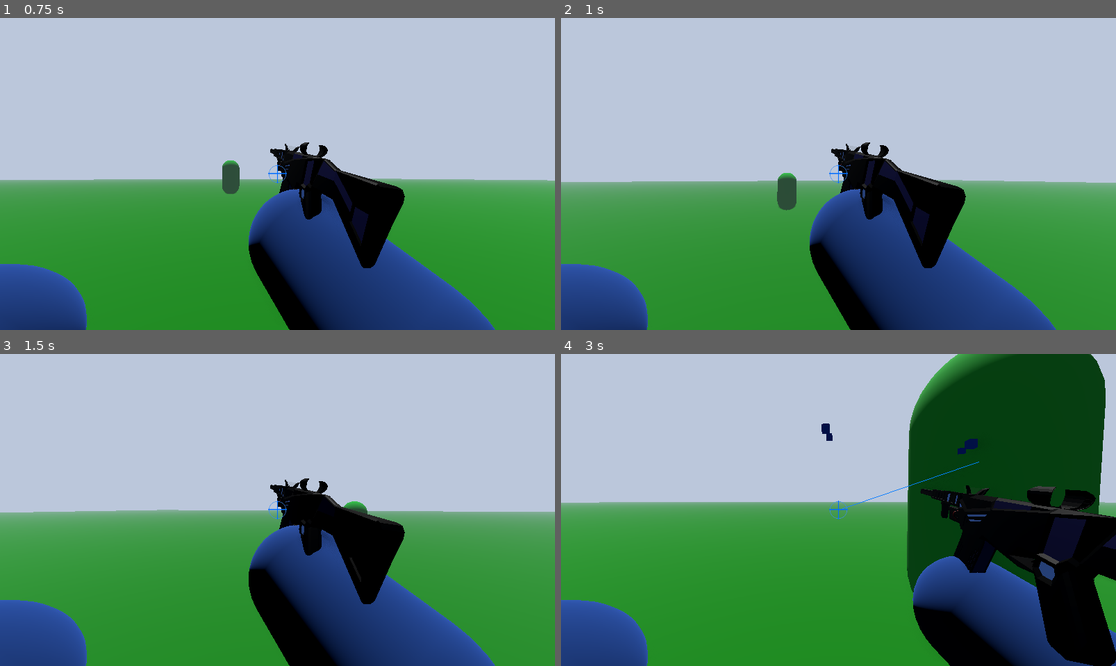
Above: before the commit, frames 1-4 (two rows, left to right).
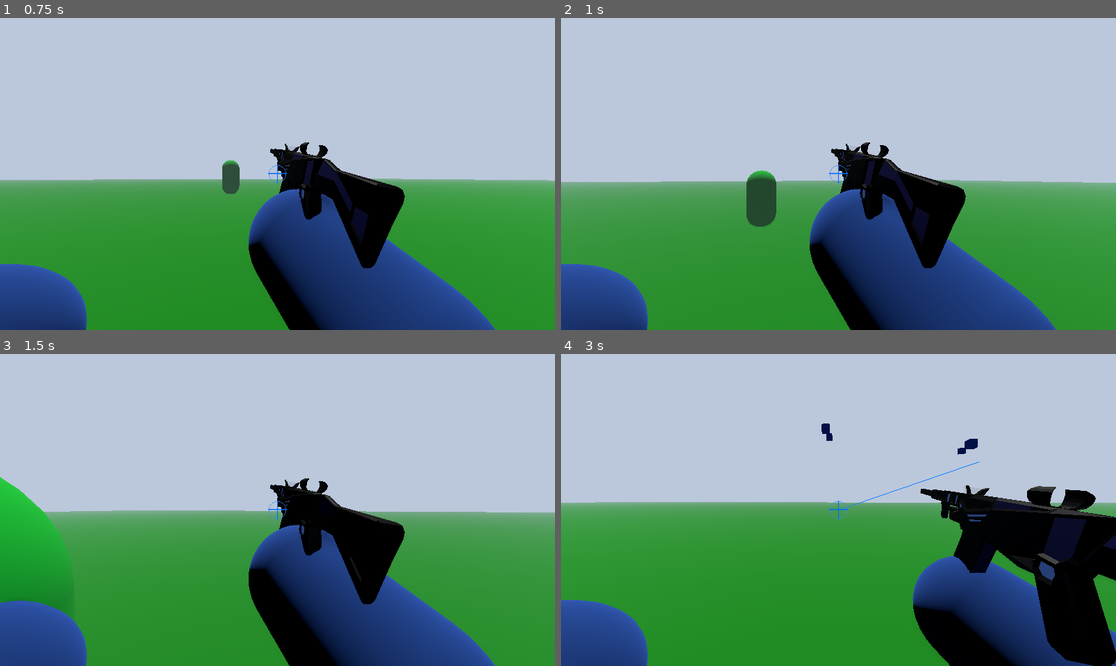
Above: after the commit, the same moments.

Repository: IDoTweaks/the-way-to-teal-just-kill-
Game: Godot game, scene res://Scenes/main_scene.tscn
Two runs of this game, one before a commit and one after it. Both use one fixed random seed, a clock stepped at 60 frames per second and the inputs below.
Inputs (mouse positions are in pixels of both pictures, inside the frame that each line leads up to):
- Up to frame 1 (0.75 s): tap Enter at 0.5 s; move the mouse to (305, 174) at 0.52 s; hold W (forward) from 0.53 s (still down); hold Ctrl (slide) from 0.53 s (still down)
- Up to frame 2 (1 s): keep holding W (forward); keep holding Ctrl (slide); tap Space (jump) at 0.77 s; tap Shift (dash, bound only after the commit) at 0.8 s
- Up to frame 3 (1.5 s): keep holding W (forward); tap Space (jump) at 1.07 s; move the mouse to (249, 510) at 1.27 s; release Ctrl (slide) at 1.28 s; tap Shift (dash, bound only after the commit) at 1.35 s
- Up to frame 4 (3 s): keep holding W (forward); tap Space (jump) at 1.52, 1.55, 1.82, 2.1 s; move the mouse to (849, 503) at 2.02 s; hold Ctrl (slide) 2.03-2.78 s; move the mouse to (832, 516) at 2.77 s; click (832, 516) at 2.85 s

Frame 1 is identical in both runs. In frame 2, 1.3% of the frame differs, in the area x 12-95%, y 48-67%; in frame 3, 3.7%; in frame 4, 17%, in the area x 6-99%, y 0-95%.

Commit message:
adds dashing
now when shift is pressed the player dashes forward and cannot change directions while dashing

Diff:
--- /dev/null
+++ b/ObjectScenes/castleScene.tscn
@@ -0,0 +1,41 @@
+[gd_scene format=3 uid="uid://ckh3p25vbgxmc"]
+
+[ext_resource type="PackedScene" uid="uid://dvmf0fshtdft5" path="res://Models/low_poly_castle.glb" id="1_xkivw"]
+
+[sub_resource type="StandardMaterial3D" id="StandardMaterial3D_gt40o"]
+albedo_color = Color(0, 0.36078432, 0, 1)
+
+[sub_resource type="StandardMaterial3D" id="StandardMaterial3D_mwv5q"]
+albedo_color = Color(0, 0.5137255, 0, 1)
+
+[sub_resource type="StandardMaterial3D" id="StandardMaterial3D_f5y2p"]
+albedo_color = Color(0, 1, 0, 1)
+
+[sub_resource type="StandardMaterial3D" id="StandardMaterial3D_s6n61"]
+albedo_color = Color(0, 1, 0, 1)
+
+[sub_resource type="StandardMaterial3D" id="StandardMaterial3D_gkngo"]
+albedo_color = Color(0, 1, 0, 1)
+
+[sub_resource type="StandardMaterial3D" id="StandardMaterial3D_cd7pw"]
+albedo_color = Color(0, 1, 0, 1)
+
+[node name="Sketchfab_Scene" unique_id=147884172 instance=ExtResource("1_xkivw")]
+
+[node name="main_mat_grey03_0" parent="Sketchfab_model/ee5f36f1191d48268434ef190472b742_fbx/RootNode/main" parent_id_path=PackedInt32Array(1699645645) index="0" unique_id=794587473]
+material_override = SubResource("StandardMaterial3D_gt40o")
+
+[node name="main_mat_grey01_0" parent="Sketchfab_model/ee5f36f1191d48268434ef190472b742_fbx/RootNode/main" parent_id_path=PackedInt32Array(1699645645) index="1" unique_id=678794182]
+material_override = SubResource("StandardMaterial3D_mwv5q")
+
+[node name="tower01_mat_grey01_0" parent="Sketchfab_model/ee5f36f1191d48268434ef190472b742_fbx/RootNode/tower01" parent_id_path=PackedInt32Array(119568163) index="0" unique_id=1763391109]
+material_override = SubResource("StandardMaterial3D_f5y2p")
+
+[node name="tower02_mat_grey01_0" parent="Sketchfab_model/ee5f36f1191d48268434ef190472b742_fbx/RootNode/tower02" parent_id_path=PackedInt32Array(299484805) index="0" unique_id=1171102897]
+material_override = SubResource("StandardMaterial3D_s6n61")
+
+[node name="tower03_mat_grey01_0" parent="Sketchfab_model/ee5f36f1191d48268434ef190472b742_fbx/RootNode/tower03" parent_id_path=PackedInt32Array(1378638530) index="0" unique_id=239282721]
+material_override = SubResource("StandardMaterial3D_gkngo")
+
+[node name="tower04_mat_grey01_0" parent="Sketchfab_model/ee5f36f1191d48268434ef190472b742_fbx/RootNode/tower04" parent_id_path=PackedInt32Array(1044860216) index="0" unique_id=861144210]
+material_override = SubResource("StandardMaterial3D_cd7pw")
--- /dev/null
+++ b/ObjectScenes/flagScene.tscn
@@ -0,0 +1,17 @@
+[gd_scene format=3 uid="uid://dje4o3vb2fy7c"]
+
+[ext_resource type="PackedScene" uid="uid://j2v83y60y8qm" path="res://Models/pirate_flag.glb" id="1_0o06p"]
+
+[sub_resource type="StandardMaterial3D" id="StandardMaterial3D_0o06p"]
+albedo_color = Color(0, 1, 0, 1)
+
+[sub_resource type="StandardMaterial3D" id="StandardMaterial3D_67v4x"]
+albedo_color = Color(0, 0.5047722, 0, 1)
+
+[node name="Sketchfab_Scene" unique_id=214110643 instance=ExtResource("1_0o06p")]
+
+[node name="Object_3" parent="Sketchfab_model/36c27f9e1463418b8883b7815feeb024_obj_cleaner_materialmerger_gles" parent_id_path=PackedInt32Array(1064132888) index="1" unique_id=1049343215]
+material_override = SubResource("StandardMaterial3D_0o06p")
+
+[node name="Object_4" parent="Sketchfab_model/36c27f9e1463418b8883b7815feeb024_obj_cleaner_materialmerger_gles" parent_id_path=PackedInt32Array(1064132888) index="2" unique_id=1339776277]
+material_override = SubResource("StandardMaterial3D_67v4x")
--- a/ObjectScenes/player.tscn
+++ b/ObjectScenes/player.tscn
@@ -193,6 +193,7 @@
 mesh = SubResource("CapsuleMesh_ramtr")
 
 [node name="RayCast3D" type="RayCast3D" parent="playerCam" unique_id=1374155071]
+visible = false
 target_position = Vector3(0, 0, -200)
 
 [node name="hand" type="Node3D" parent="playerCam" unique_id=800072338]
--- /dev/null
+++ b/Scenes/photoShoot.tscn
@@ -0,0 +1,73 @@
+[gd_scene format=3 uid="uid://x4ck4yere4fi"]
+
+[ext_resource type="PackedScene" uid="uid://ckh3p25vbgxmc" path="res://ObjectScenes/castleScene.tscn" id="1_fdp0r"]
+[ext_resource type="PackedScene" uid="uid://dje4o3vb2fy7c" path="res://ObjectScenes/flagScene.tscn" id="2_fjp2v"]
+[ext_resource type="PackedScene" uid="uid://bcugc3piu2xws" path="res://ObjectScenes/player.tscn" id="3_dcgwn"]
+[ext_resource type="PackedScene" uid="uid://dce47a6ml6af7" path="res://Models/minecraft_sunglasses.glb" id="4_nrwnh"]
+[ext_resource type="PackedScene" uid="uid://b3kg0rcmi5hmw" path="res://Models/vfx explosion.glb" id="5_0utub"]
+[ext_resource type="PackedScene" uid="uid://b5q0axdmxxqxk" path="res://ObjectScenes/enemy.tscn" id="6_26oaw"]
+
+[sub_resource type="PanoramaSkyMaterial" id="PanoramaSkyMaterial_olma7"]
+energy_multiplier = 0.0
+
+[sub_resource type="Sky" id="Sky_3dg0n"]
+sky_material = SubResource("PanoramaSkyMaterial_olma7")
+
+[sub_resource type="Environment" id="Environment_ncojl"]
+background_mode = 1
+background_color = Color(0, 0.49315646, 0.49315646, 1)
+sky = SubResource("Sky_3dg0n")
+ssr_enabled = true
+ssil_enabled = true
+glow_enabled = true
+
+[node name="PhotoShoot" type="Node3D" unique_id=1121155617]
+
+[node name="Sketchfab_Scene" parent="." unique_id=147884172 instance=ExtResource("1_fdp0r")]
+transform = Transform3D(0.21, 0, 0, 0, 0.21, 0, 0, 0, 0.21, 0, 0, 0)
+
+[node name="Sketchfab_Scene2" parent="." unique_id=214110643 instance=ExtResource("2_fjp2v")]
+transform = Transform3D(1, 0, 0, 0, 1, 0, 0, 0, 1, -9.133179, 339.89603, 173.82579)
+
+[node name="Player" parent="." unique_id=659499291 instance=ExtResource("3_dcgwn")]
+transform = Transform3D(1, 0, 0, 0, 1, 0, 0, 0, 1, -5.4572067, 65.27299, 55.82552)
+
+[node name="Sketchfab_Scene3" parent="." unique_id=1187064538 instance=ExtResource("4_nrwnh")]
+transform = Transform3D(-0.049999177, 2.3826957e-05, -0.00028523288, -0.00028622636, -0.0041629407, 0.049825575, -4.4703485e-09, 0.049826395, 0.0041630086, -5.8104362, 66.27365, 55.31093)
+
+[node name="vfx explosion" parent="." unique_id=957587061 instance=ExtResource("5_0utub")]
+transform = Transform3D(1, 0, 0, 0, 1, 0, 0, 0, 1, -5.7683573, 65.21414, 60.84117)
+
+[node name="vfx explosion2" parent="." unique_id=1731680517 instance=ExtResource("5_0utub")]
+transform = Transform3D(2.206, 0, 0, 0, 1.806, 0, 0, 0, 2.239, -5.356474, 65.21414, 60.84117)
+
+[node name="WorldEnvironment" type="WorldEnvironment" parent="." unique_id=1894312281]
+environment = SubResource("Environment_ncojl")
+
+[node name="DirectionalLight3D" type="DirectionalLight3D" parent="." unique_id=1009323175]
+transform = Transform3D(1, 0, 0, 0, 0.8963549, 0.44333717, 0, -0.44333717, 0.8963549, 0, 97.17082, 0)
+light_color = Color(0, 1.6197081, 0, 1)
+
+[node name="Enemy" parent="." unique_id=1301325712 instance=ExtResource("6_26oaw")]
+transform = Transform3D(1, 0, 0, 0, 1, 0, 0, 0, 1, -14.539038, 51.3395, 46.80379)
+
+[node name="Enemy2" parent="." unique_id=1154085310 instance=ExtResource("6_26oaw")]
+transform = Transform3D(1, 0, 0, 0, 1, 0, 0, 0, 1, -14.539038, 63.260532, 34.64185)
+
+[node name="Enemy3" parent="." unique_id=45369334 instance=ExtResource("6_26oaw")]
+transform = Transform3D(1, 0, 0, 0, 1, 0, 0, 0, 1, -6.00774, 63.260532, 34.64185)
+
+[node name="Enemy4" parent="." unique_id=1196885590 instance=ExtResource("6_26oaw")]
+transform = Transform3D(0.93736714, 0.348343, 0, -0.348343, 0.93736714, 0, 0, 0, 1, -4.8339562, 63.260532, 37.332264)
+
+[node name="Enemy6" parent="." unique_id=1275337043 instance=ExtResource("6_26oaw")]
+transform = Transform3D(0.71453243, 0.6297235, 0.30478117, -0.6611809, 0.75022644, 0, -0.22865494, -0.20151553, 0.9524224, -11.9253845, 65.53088, 56.517143)
+
+[node name="Enemy7" parent="." unique_id=1400755603 instance=ExtResource("6_26oaw")]
+transform = Transform3D(0.66739655, -0.5110338, 0.5416885, 0.4268016, 0.8585547, 0.2841202, -0.6102643, 0.04157266, 0.79110646, -0.46058655, 65.53088, 53.792984)
+
+[node name="Enemy5" parent="." unique_id=149834424 instance=ExtResource("6_26oaw")]
+transform = Transform3D(0.5886039, -0.80842155, 0, 0.80842155, 0.5886039, 0, 0, 0, 1, -6.00774, 58.567574, 40.25878)
+
+[node name="Camera3D" type="Camera3D" parent="." unique_id=1452966386]
+transform = Transform3D(-0.82365143, 0, 0.5670965, 0, 1, 0, -0.5670965, 0, -0.82365143, -2.1870327, 64.40134, 33.359905)
--- a/Scripts/player.gd
+++ b/Scripts/player.gd
@@ -10,6 +10,15 @@
 @export var downForceDevide: float
 @export var slideFactor: float = 0.4
 @export var slideDownforce: float = 20.0
+#dashing
+@export var dashBoost: float = 25.0
+@export var dashDuration: float = 0.15
+@export var dashCooldown: float = 0.6
+
+var dashing: bool = false
+var dashTimer: float = 0.0
+var dashCdTimer: float = 0.0
+var dashDir: Vector3 = Vector3.ZERO
 
 @onready var feet = $feetPos;
 @onready var playerCam = $playerCam;
@@ -201,60 +210,66 @@
 		return 0
 
 func _physics_process(delta: float) -> void:
-	if Input.is_action_pressed("slide"):
-		slide = true
-	else:
-		slide = false
-	if !is_on_floor():
-		slide = false
+	if dashTimer > 0:
+		dashTimer -= delta
+		if dashTimer <= 0:
+			dashing = false
+	if dashCdTimer > 0:
+		dashCdTimer -= delta
+
+	slide = Input.is_action_pressed("slide") and is_on_floor()
+	if Input.is_action_just_pressed("dash") and dashCdTimer <= 0 and not dashing:
+		var input_dir := Input.get_vector("left", "right", "forward", "backward")
+		if input_dir.length() > 0.1:
+			dashDir = (transform.basis * Vector3(input_dir.x, 0, input_dir.y)).normalized()
+		else:
+			dashDir = -transform.basis.z
+		dashing = true
+		dashTimer = dashDuration
+		dashCdTimer = dashCooldown
+		velocity.x = dashDir.x * dashBoost
+		velocity.z = dashDir.z * dashBoost
 
 	if not slide:
-		# Add the gravity.
 		if not is_on_floor():
 			velocity += get_gravity() * delta
 
-		# Handle jump.
 		if Input.is_action_just_pressed("jump") and is_on_floor():
 			velocity.y = JUMP_VELOCITY
 
-		# Get the input direction and handle the movement/deceleration.
-		# As good practice, you should replace UI actions with custom gameplay actions.
 		var input_dir := Input.get_vector("left", "right", "forward", "backward")
 		var direction := (transform.basis * Vector3(input_dir.x, 0, input_dir.y)).normalized()
-		if direction:
-			velocity.x = direction.x * SPEED
-			velocity.z = direction.z * SPEED
+		if dashing:
+			velocity.x = move_toward(velocity.x, dashDir.x * dashBoost, 80.0 * delta)
+			velocity.z = move_toward(velocity.z, dashDir.z * dashBoost, 80.0 * delta)
+		elif direction:
+			var target_x = direction.x * SPEED
+			var target_z = direction.z * SPEED
+			velocity.x = move_toward(velocity.x, target_x, 30.0 * delta)
+			velocity.z = move_toward(velocity.z, target_z, 30.0 * delta)
 		else:
-			velocity.x = move_toward(velocity.x, 0, SPEED)
-			velocity.z = move_toward(velocity.z, 0, SPEED)
+			var brake = 28.0 if is_on_floor() else 8.0
+			velocity.x = move_toward(velocity.x, 0, brake * delta)
+			velocity.z = move_toward(velocity.z, 0, brake * delta)
 	else:
 		var force = _calcDownForce()
-
-		var slideMod = clamp(slideFactor + (force / downForceDevide),0,2.5)
-			# Add the gravity.
-
-		#DO NOT REMOVE -- if making any changes to sliding this is the most important part  which keeps us from  flying
+		var slideMod = clamp(slideFactor + (force / downForceDevide), 0, 2.5)
 		if force > 0:
 			velocity.y = -force * slideDownforce
 
-		# Handle jump.
 		if Input.is_action_just_pressed("jump") and is_on_floor():
 			velocity.y = JUMP_VELOCITY
 
-		# Get the input direction and handle the movement/deceleration.
-		# As good practice, you should replace UI actions with custom gameplay actions.
 		var input_dir := Input.get_vector("left", "right", "forward", "backward")
 		var direction := (transform.basis * Vector3(input_dir.x, 0, input_dir.y)).normalized()
 		var slide_accel = 5
-
 		if direction:
-			var targetXVel = direction.x * SPEED * slideMod
-			var targetZVel = direction.z * SPEED * slideMod
-			velocity.x = lerp(velocity.x, targetXVel, slide_accel * delta)
-			velocity.z = lerp(velocity.z, targetZVel, slide_accel * delta)
+			velocity.x = lerp(velocity.x, direction.x * SPEED * slideMod, slide_accel * delta)
+			velocity.z = lerp(velocity.z, direction.z * SPEED * slideMod, slide_accel * delta)
 		else:
 			velocity.x = move_toward(velocity.x, 0, SPEED * slideMod * delta * slide_accel)
-			velocity.z = move_toward(velocity.z, 0, SPEED * slideMod* delta * slide_accel)
+			velocity.z = move_toward(velocity.z, 0, SPEED * slideMod * delta * slide_accel)
+
 	if is_on_floor():
 		var flat_pos = Vector3(global_position.x, 0, global_position.z)
 		var flat_last = Vector3(_last_footprint_pos.x, 0, _last_footprint_pos.z)
@@ -263,4 +278,5 @@
 			var perp = transform.basis.x * 0.15 * side
 			_spawn_footprint(feet.global_position + perp)
 			_last_footprint_pos = global_position
+
 	move_and_slide()
--- a/project.godot
+++ b/project.godot
@@ -56,6 +56,11 @@
 "events": [Object(InputEventMouseButton,"resource_local_to_scene":false,"resource_name":"","device":-1,"window_id":0,"a …(253 unchanged characters)…
 ]
 }
+dash={
+"deadzone": 0.2,
+"events": [Object(InputEventKey,"resource_local_to_scene":false,"resource_name":"","device":-1,"window_id":0,"alt_pressed":false,"shift_pressed":false,"ctrl_pressed":false,"meta_pressed":false,"pressed":false,"keycode":0,"physical_keycode":4194325,"key_label":0,"unicode":0,"location":0,"echo":false,"script":null)
+]
+}
 
 [physics]
 
Binary file added: Models/low_poly_castle.glb
Not shown, added: Models/low_poly_castle.glb.import
Binary file added: Models/minecraft_sunglasses.glb
Not shown, added: Models/minecraft_sunglasses.glb.import
Binary file added: Models/minecraft_sunglasses_0.png
Not shown, added: Models/minecraft_sunglasses_0.png.import
Binary file added: Models/pirate_flag.glb
Not shown, added: Models/pirate_flag.glb.import
Binary file added: Models/vfx explosion.glb
Not shown, added: Models/vfx explosion.glb.import
Not shown, added: Models/vfx-explosion.zip
